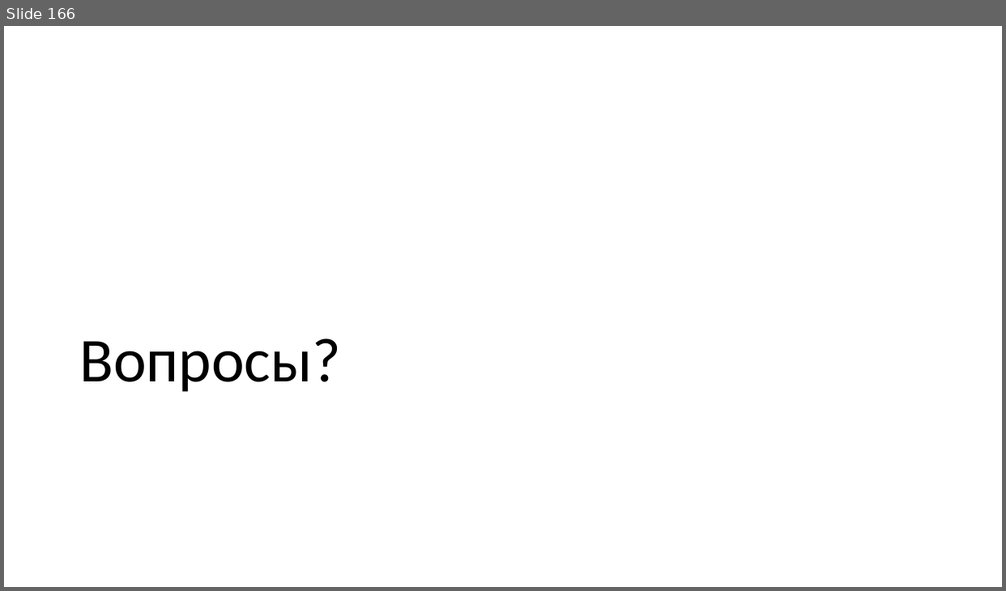
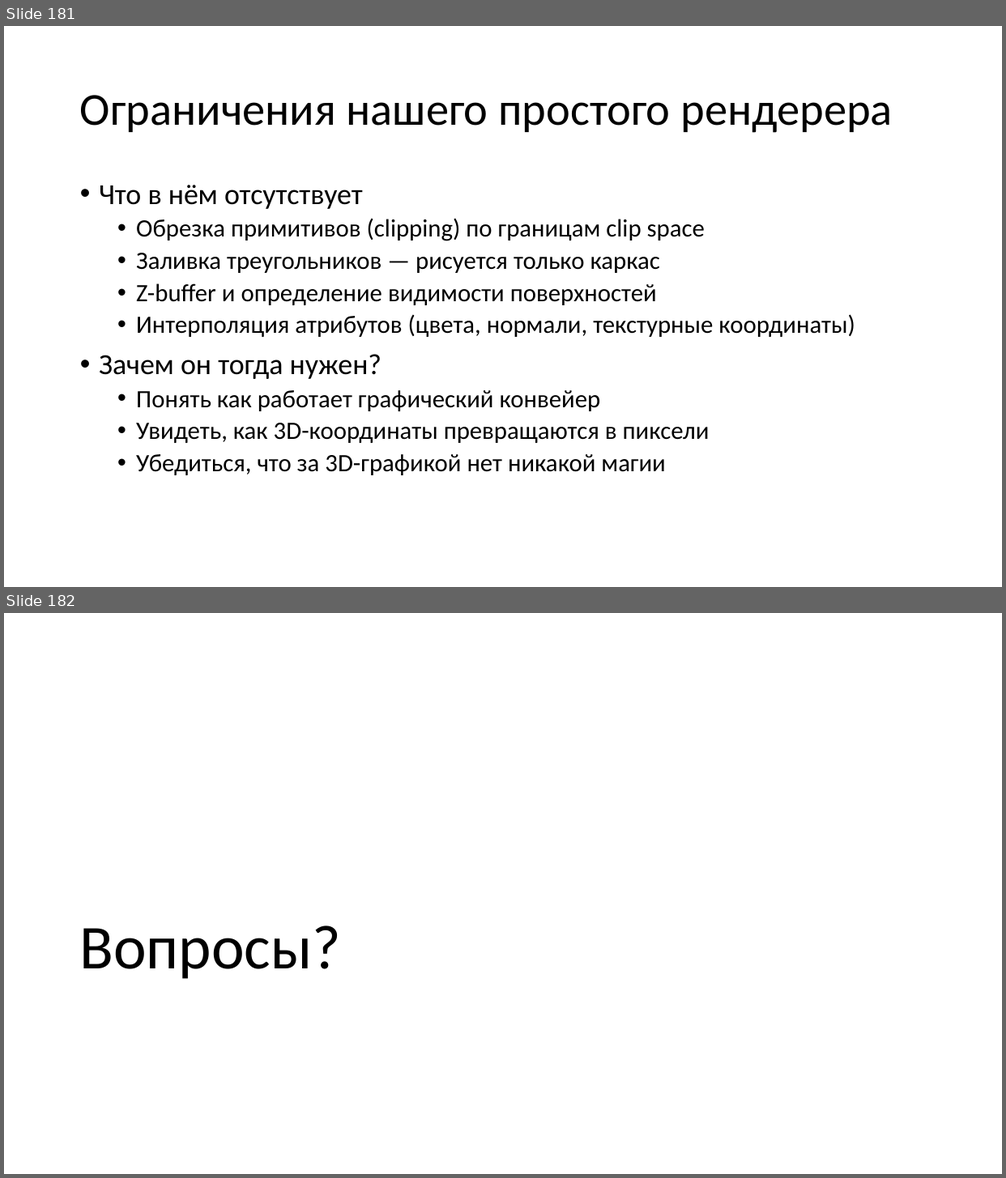
Before and after one commit to alexey-malov/cg-course, a slide deck: lectures/04/04 - Векторный анализ, трансформации и матрицы.pptx. Shown one above the other, each under a label of ours: slide 166 before the commit, slides 181 and 182 after it. The pictures are 1006x591 and 1006x1178 pixels, drawn with LibreOffice and Linux fonts; fonts in the diff are those of the drawing. Boxes give left, top, right and bottom in pixels: in the first picture for what was removed or moved away, otherwise in the second. Text is boxed around its words. In the diff, an @@ line names an element or a change of style, - is before the commit and + after.

```diff
--- a/lectures/04/04 - Векторный анализ, трансформации и матрицы.pptx
+++ b/lectures/04/04 - Векторный анализ, трансформации и матрицы.pptx
@@ slide 181 added at box(4, 26, 1002, 587), background #FFFFFF @@
@@ title added at box(80, 95, 892, 133), 44 pt, text #000000 @@
+Ограничения нашего простого рендерера
@@ text added at box(99, 185, 855, 476), 24 pt, text #000000 @@
+• Что в нём отсутствует
+  • Обрезка примитивов (clipping) по границам clip space
+  • Заливка треугольников — рисуется только каркас
+  • Z-buffer и определение видимости поверхностей
+  • Интерполяция атрибутов (цвета, нормали, текстурные координаты)
+• Зачем он тогда нужен?
+  • Понять как работает графический конвейер
+  • Увидеть, как 3D-координаты превращаются в пиксели
+  • Убедиться, что за 3D-графикой нет никакой магии
@@ what was slide 166 is now slide 182 @@
```
Also in this commit, not shown: 2 slides changed, 15 other slides added.
